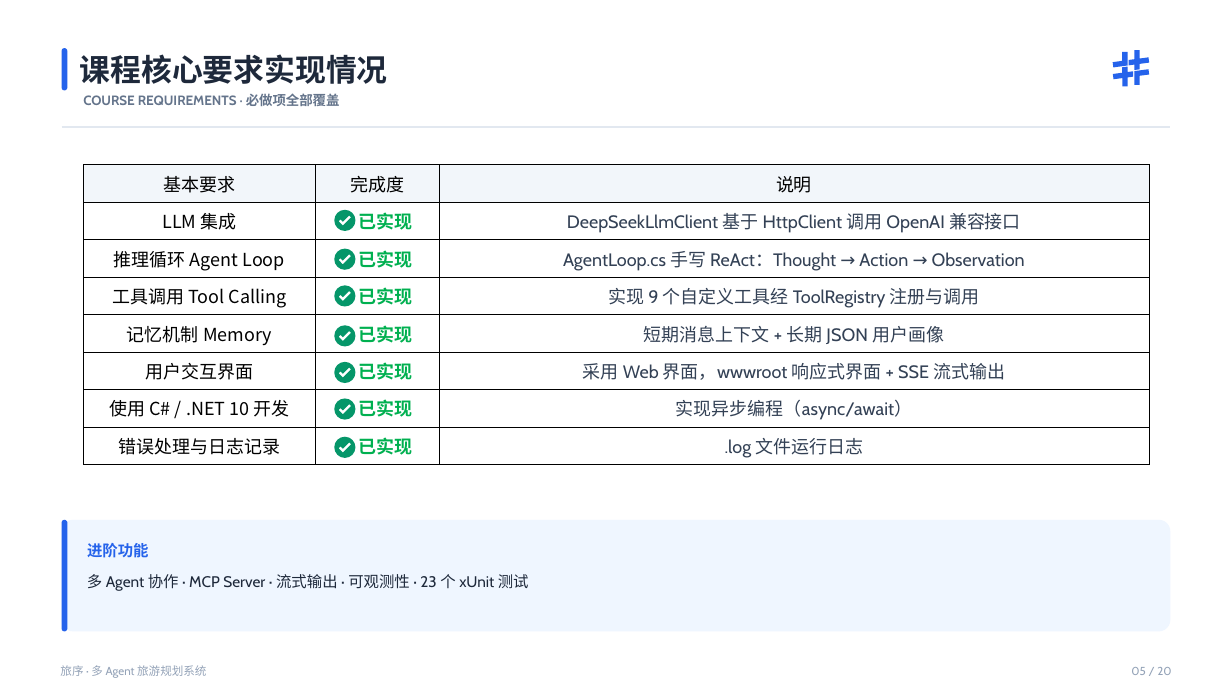
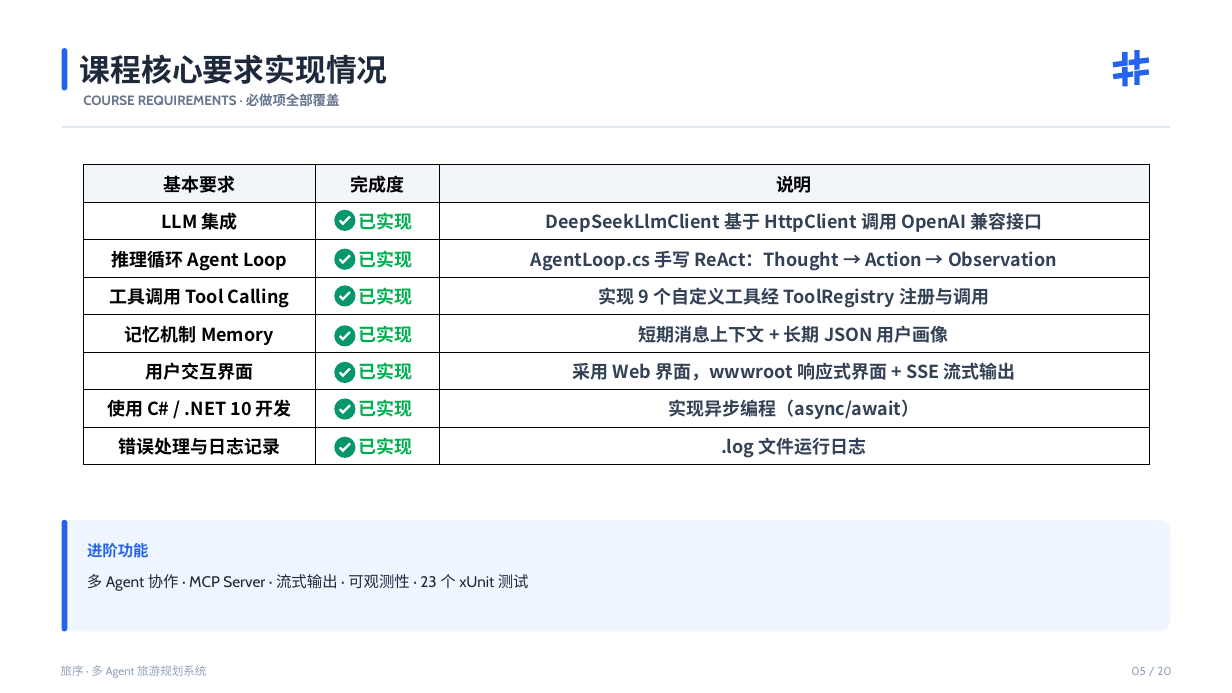
Before and after one commit to traveler703/DotNetAgentDev, a slide deck: slide 6 of docs/答辩演示.pptx (slide 5 before the commit). Drawn at 1232x693 pixels with LibreOffice and Linux fonts; fonts in the diff are those of the drawing. Boxes give left, top, right and bottom in pixels: in the first picture for what was removed or moved away, otherwise in the second. Text is boxed around its words. In the diff, an @@ line names an element or a change of style, - is before the commit and + after.

```diff
--- a/docs/答辩演示.pptx
+++ b/docs/答辩演示.pptx
@@ table at bbox=[83, 165, 1149, 464] @@
@@ bold on @@
@@ font Cabin to Noto Sans CJK SC in "DeepSeekLlmClient 基于 HttpClient 调用 OpenAI 兼容接口", "AgentLoop.cs 手写 ReAct：Thought → Action → Observation", "实现 9 个自定义工具经 ToolRegistry 注册与调用", "短期消息上下文 + 长期 JSON 用户画像" and 3 more places @@
```
Also in this commit, not shown: 1 slide added.
